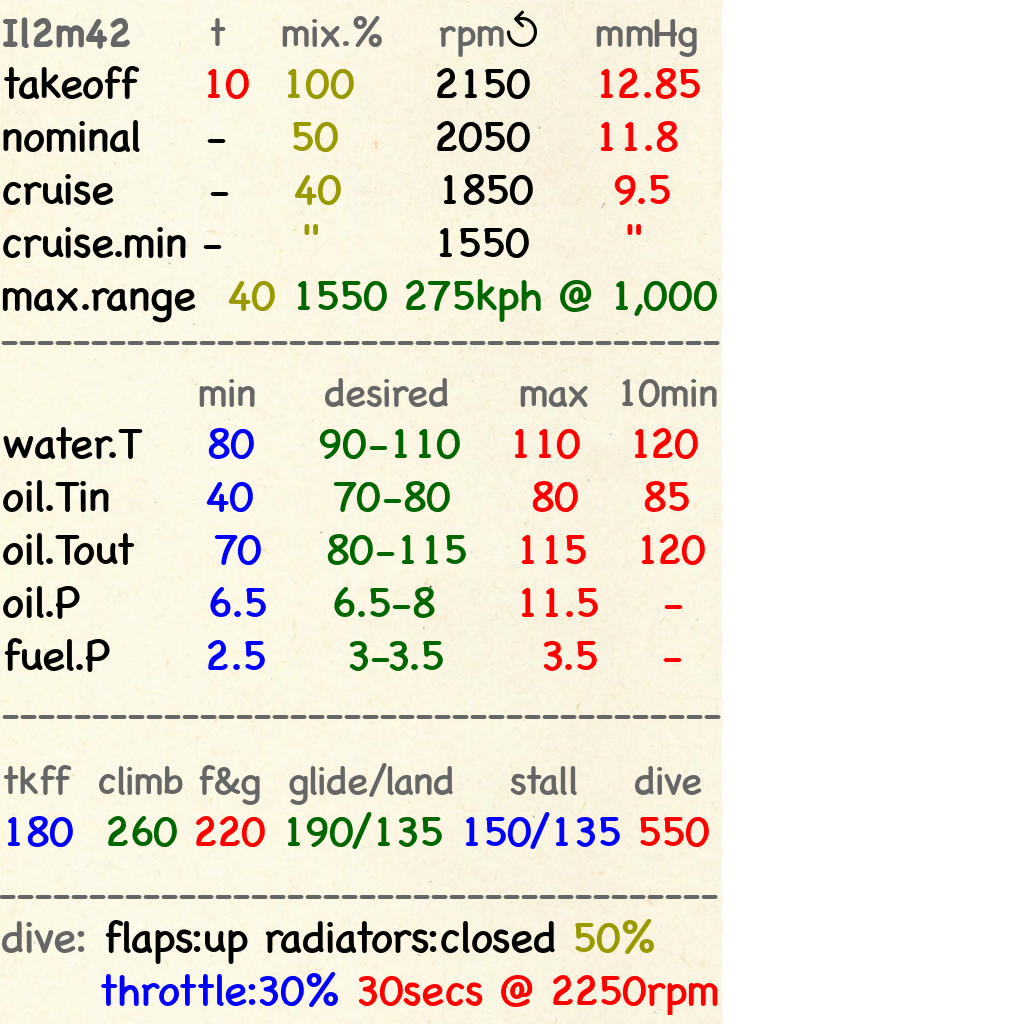
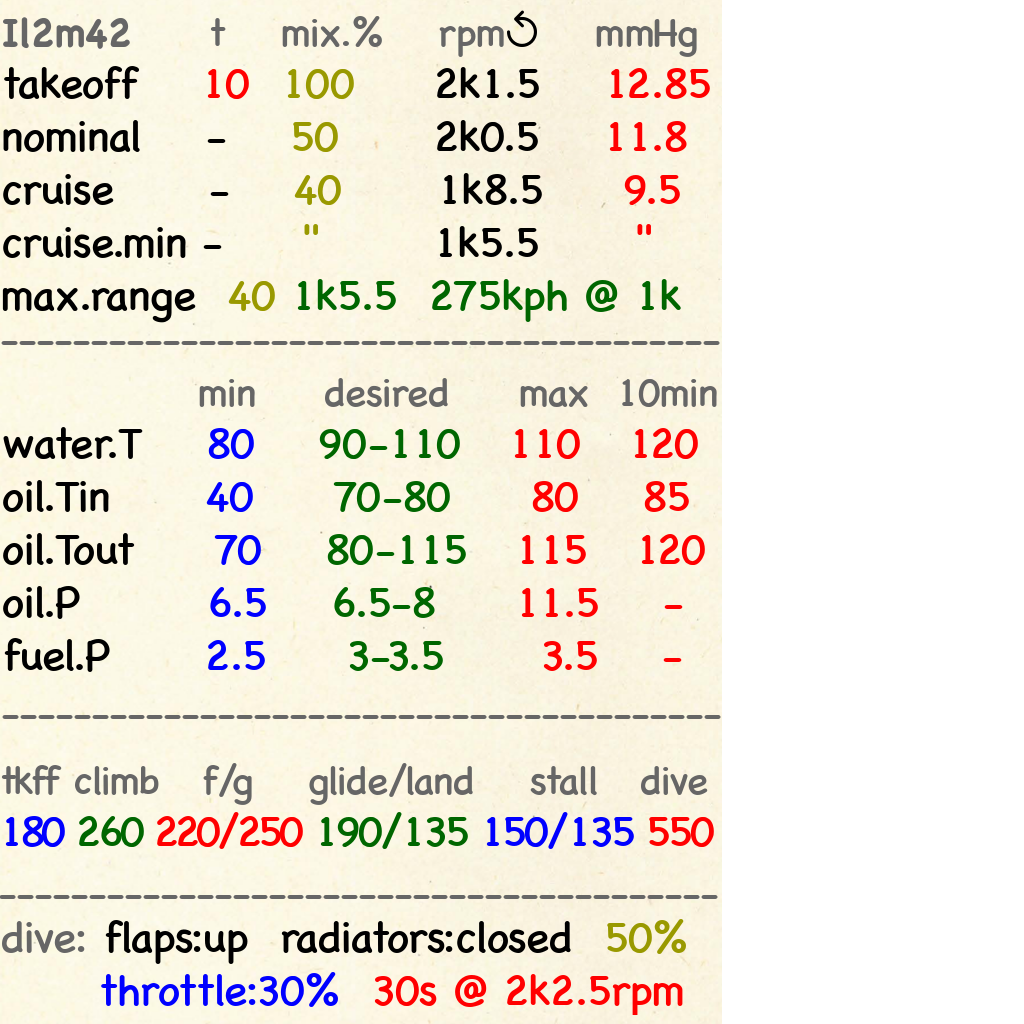
Two versions of the same layered image (1024x1024). Layer-by-layer changes:
painted on "Il2m42 t mix.% rpm↺ ..." over [317, 67, 717, 322]
renamed "tkff climb f&g glide/land ..." to "tkff climb f/g glide/...", painted on it over [1, 763, 714, 849]
renamed "dive: flaps:up radiators:close..." to "dive: flaps:up radiators:clos...", painted on it over [265, 919, 718, 1015]
